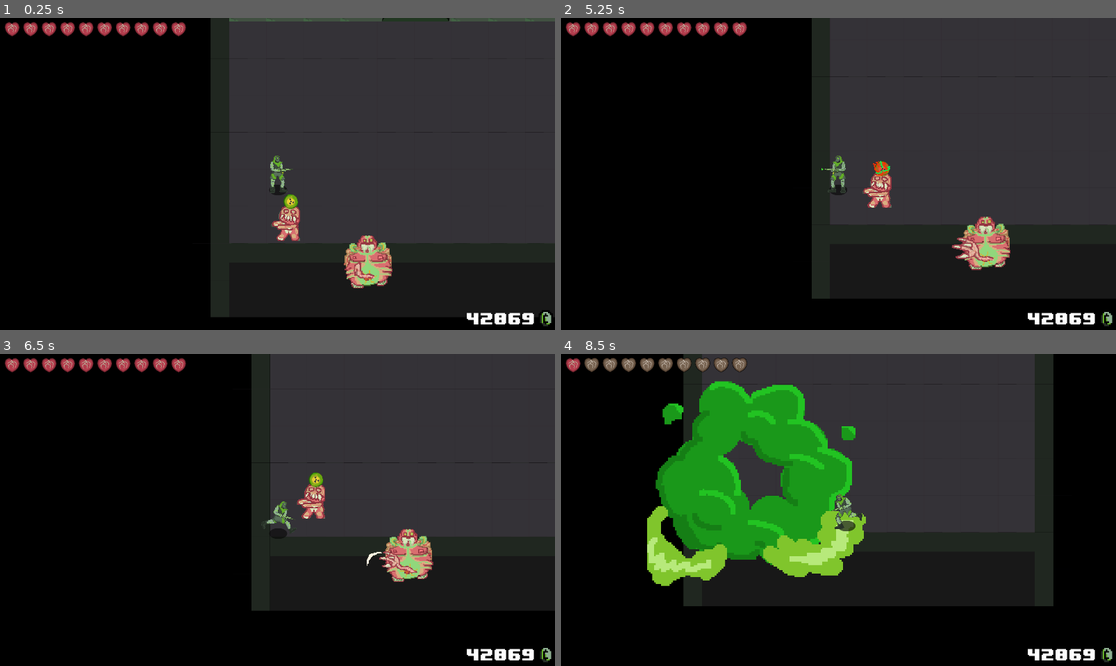
Above: before the commit, frames 1-4 (two rows, left to right).
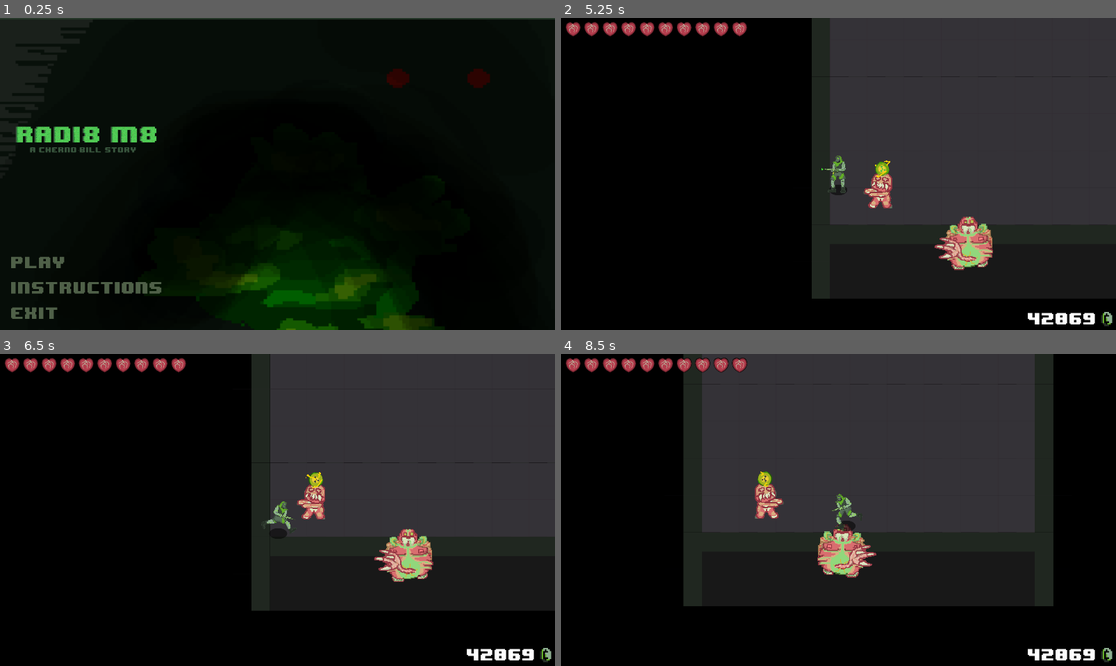
Above: after the commit, the same moments.

Repository: DevFTB/radi8-m8
Game: Godot game, scene res://Scenes/MainMenu.tscn
The game is run twice, just before and just after one commit, with the same random seed, the same clock (stepped at 60 frames per second) and the same inputs. Before the commit the project starts from res://NavTest.tscn.
Inputs (mouse positions are in pixels of both pictures, inside the frame that each line leads up to):
- Up to frame 1 (0.25 s): no input
- Up to frame 2 (5.25 s): click (649, 261) at 0.52 s; move the mouse to (960, 158) at 1.27 s; press the mouse at (960, 158) at 1.28 s; hold Right (ui_right) 1.28-2.03 s; move the mouse to (727, 189) at 2.02 s; release the mouse at (727, 189) at 2.03 s; hold Down (ui_down) 2.03-2.78 s; tap Space (dash) at 2.1 s; move the mouse to (894, 105) at 2.77 s; hold Right (ui_right) 2.78-3.53 s; right-click (894, 105) at 2.85 s; move the mouse to (810, 236) at 3.52 s; hold Up (ui_up) 3.53-4.28 s; click (810, 236) at 3.6 s; move the mouse to (1005, 220) at 4.27 s; hold Space (dash) 4.28-5.03 s; hold Left (ui_left) from 4.28 s (still down); move the mouse to (672, 127) at 5.02 s; right-click (672, 127) at 5.1 s
- Up to frame 3 (6.5 s): move the mouse to (305, 510) at 5.77 s; release Left (ui_left) at 5.78 s; press the mouse at (305, 510) at 5.78 s; hold Down (ui_down) from 5.78 s (still down)
- Up to frame 4 (8.5 s): move the mouse to (755, 432) at 6.52 s; release Down (ui_down) at 6.53 s; release the mouse at (755, 432) at 6.53 s; hold Right (ui_right) 6.53-7.28 s; tap Space (dash) at 6.6 s; move the mouse to (960, 494) at 7.27 s; hold Up (ui_up) 7.28-8.03 s; right-click (960, 494) at 7.35 s; move the mouse to (727, 525) at 8.02 s; hold Right (ui_right) from 8.03 s (still down); click (727, 525) at 8.1 s

The runs differ from the first frame. In frame 1, 60% of the frame differs, in the area x 0-100%, y 0-100%; in frame 2, 1.9%; in frame 3, 0.4%; in frame 4, 18%.

Commit message:
more fiels

Diff:
--- a/game/NavTest.tscn
+++ b/game/NavTest.tscn
@@ -23,7 +23,7 @@
 movementSpeed = 160
 
 [node name="Sprite" parent="Player" index="4"]
-frame = 1
+frame = 0
 
 [node name="AnimationTree" parent="Player" index="6"]
 parameters/playback = SubResource( 1 )
--- a/game/project.godot
+++ b/game/project.godot
@@ -11,7 +11,7 @@
 [application]
 
 config/name="radi8-m8"
-run/main_scene="res://NavTest.tscn"
+run/main_scene="res://Scenes/MainMenu.tscn"
 config/icon="res://icon.png"
 <<<<<<<Updatedupstreamrun/main_scene="res://MutationTest.tscn"
 
